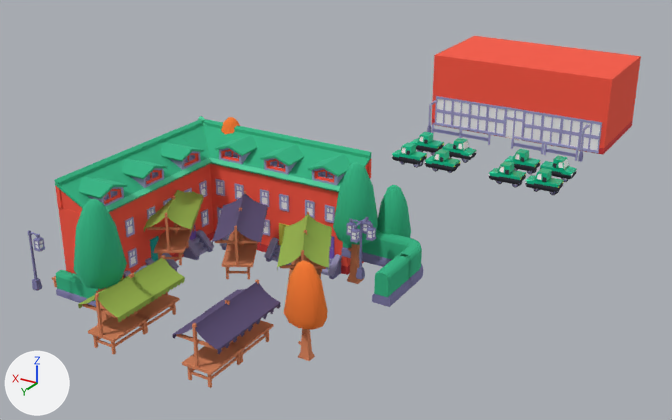
The glTF model assets/night_market.glb as it was, and as the next commit left it.
Camera for both pictures: a camera (50 mm lens) standing at (-2.15, 4.07, 1.66) and looking at (0.16, 0.22, -0.26). The lights are fixed; the arrows at lower left show +X, +Y and +Z. Where no turn or scale is listed for an object, it has been applied to the vertices. Vertices at the same position are counted once.

The older version as bpy lines, for what is in view:
```python
me_mesh_0 = bpy.data.meshes.new('Mesh_0')
me_mesh_0.from_pydata(...)  # 17158 vertices, 32872 faces; spans x -0.81..0.81, y -1.92..1.92, z -0.3..0.3
me_mesh_0.materials.append(mat_metallight_clone)  # blue #b2afdd
me_mesh_0.materials.append(mat_glass_clone)  # white #ffffff
me_mesh_0.materials.append(mat_stone_clone)  # blue #928fbc
me_mesh_0.materials.append(mat_foliage_clone)  # green #42ca9a
me_mesh_0.materials.append(mat_bricksdark_clone)  # red #e04545
me_mesh_0.materials.append(mat_bricks_clone)  # red #ff644e
me_mesh_0.materials.append(mat_rooflight_clone)  # green #69e4b9
me_mesh_0.materials.append(mat_roof_clone)  # green #42ca9a
me_mesh_0.materials.append(mat_metal_clone)  # blue #9491c4
me_mesh_0.materials.append(mat_light_clone)  # white #f1f2f6
me_mesh_0.materials.append(mat_wood_clone)  # orange #e99b6f
me_mesh_0.materials.append(mat_leafsfall_clone)  # orange #ff9241
me_mesh_0.materials.append(mat_stonelight_clone)  # blue #b5b3d6
me_mesh_0.materials.append(mat_dark_clone)  # dark grey #393c46
me_mesh_0.materials.append(mat_metalgreen_clone)  # green #0cd89f
me_mesh_0.materials.append(mat_defaultmat_clone)  # white #eff3ff
me_mesh_0.materials.append(mat_lightred_clone)  # yellow #e7f332
me_mesh_0.materials.append(mat_custom45_clone)  # purple #6d5e88
me_mesh_0.materials.append(mat_custom42_clone)  # yellow #eeeb67
me_mesh_0.materials.append(mat_custom44_clone)  # green #a5c057
me_mesh_0.materials.append(mat_custom40_clone)  # cyan #31c6c1
me_mesh_0.materials.append(mat_custom41_clone)  # purple #9670d5
ob_mergedblocks_clone = bpy.data.objects.new('mergedBlocks(Clone)', me_mesh_0)
ob_mergedblocks_clone.location = (0.0, 0.0, 0.0)
```
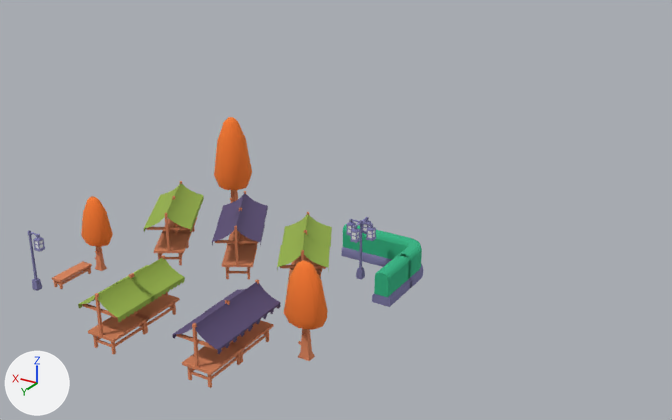
The newer file is also turned or shifted as a whole; pictures and numbers use the older file's frame.

Location of each change, [x1, y1, x2, y2] in pixels of the pictures (672 x 420 px):
```json
{"object": "mergedBlocks(Clone)", "change": "reshaped", "before": [28, 36, 641, 388], "after": [28, 117, 423, 388], "on screen": "36% narrower, 23% shorter"}
{"part": 1, "of": "me_mesh_0", "change": "deleted", "before": [55, 36, 641, 307]}
{"part": 2, "of": "me_mesh_0", "change": "cut back", "before": [147, 193, 265, 265], "after": [156, 193, 265, 265]}
{"part": 3, "of": "me_mesh_0", "change": "cut back", "before": [74, 199, 127, 325], "on screen": "green"}
```

The change, as JSON lines over the scene's bpy script:
```json
{"block": "me_mesh_0", "where": "# used by ob_mergedblocks_clone; location = (0.0, 0.0, 0.0)"}
{"op": "remove", "block": "me_mesh_0", "code": "me_mesh_0.from_pydata(...)  # 17158 vertices, 32872 faces; spans x -0.81..0.81, y -1.92..1.92, z -0.3..0.3"}
{"op": "remove", "block": "me_mesh_0", "code": "me_mesh_0.materials.append(mat_metallight_clone)  # blue #b2afdd"}
{"op": "remove", "block": "me_mesh_0", "code": "me_mesh_0.materials.append(mat_glass_clone)  # white #ffffff"}
{"op": "add", "block": "me_mesh_0", "code": "me_mesh_0.from_pydata(...)  # 4566 vertices, 7386 faces; spans x -0.65..0.81, y 0.55..1.92, z -0.26..0.3"}
{"block": "me_mesh_0", "change": "me_mesh_0 part 1: 125 loose pieces with 12428 vertices, spanning x -0.81..0.69, y -1.92..1.68, z -0.3..0.3, are deleted"}
{"block": "me_mesh_0", "change": "me_mesh_0 part 2"}
{"block": "me_mesh_0", "change": "96 vertices are removed from x 0.48, y 1.13..1.29, z -0.16..0.07"}
{"block": "me_mesh_0", "change": "302 faces are deleted"}
{"block": "me_mesh_0", "change": "11 vertices move within x 0.02..0.48, y 1.06..1.28, z -0.15..0.09"}
{"block": "me_mesh_0", "change": "89 new faces join them, mat_wood_clone (orange #e99b6f)"}
{"block": "me_mesh_0", "change": "32 new faces join them, mat_custom45_clone (purple #6d5e88)"}
{"block": "me_mesh_0", "change": "7 new faces join them, mat_custom44_clone (green #a5c057)"}
{"block": "me_mesh_0", "change": "me_mesh_0 part 3"}
{"block": "me_mesh_0", "change": "68 vertices are removed from x 0.24..0.44, y 1.63..1.83, z -0.25..0.3"}
{"block": "me_mesh_0", "change": "139 faces are deleted"}
{"block": "me_mesh_0", "change": "7 new faces join them, mat_wood_clone (orange #e99b6f)"}
{"op": "remove", "block": "me_mesh_0", "code": "me_mesh_0.materials.append(mat_bricksdark_clone)  # red #e04545"}
{"op": "remove", "block": "me_mesh_0", "code": "me_mesh_0.materials.append(mat_bricks_clone)  # red #ff644e"}
{"op": "remove", "block": "me_mesh_0", "code": "me_mesh_0.materials.append(mat_rooflight_clone)  # green #69e4b9"}
{"op": "remove", "block": "me_mesh_0", "code": "me_mesh_0.materials.append(mat_roof_clone)  # green #42ca9a"}
{"op": "remove", "block": "me_mesh_0", "code": "me_mesh_0.materials.append(mat_stonelight_clone)  # blue #b5b3d6"}
{"op": "remove", "block": "me_mesh_0", "code": "me_mesh_0.materials.append(mat_dark_clone)  # dark grey #393c46"}
{"op": "remove", "block": "me_mesh_0", "code": "me_mesh_0.materials.append(mat_metalgreen_clone)  # green #0cd89f"}
{"op": "remove", "block": "me_mesh_0", "code": "me_mesh_0.materials.append(mat_defaultmat_clone)  # white #eff3ff"}
{"op": "remove", "block": "me_mesh_0", "code": "me_mesh_0.materials.append(mat_lightred_clone)  # yellow #e7f332"}
{"op": "remove", "block": "me_mesh_0", "code": "me_mesh_0.materials.append(mat_custom42_clone)  # yellow #eeeb67"}
{"op": "remove", "block": "me_mesh_0", "code": "me_mesh_0.materials.append(mat_custom40_clone)  # cyan #31c6c1"}
{"op": "remove", "block": "me_mesh_0", "code": "me_mesh_0.materials.append(mat_custom41_clone)  # purple #9670d5"}
```
